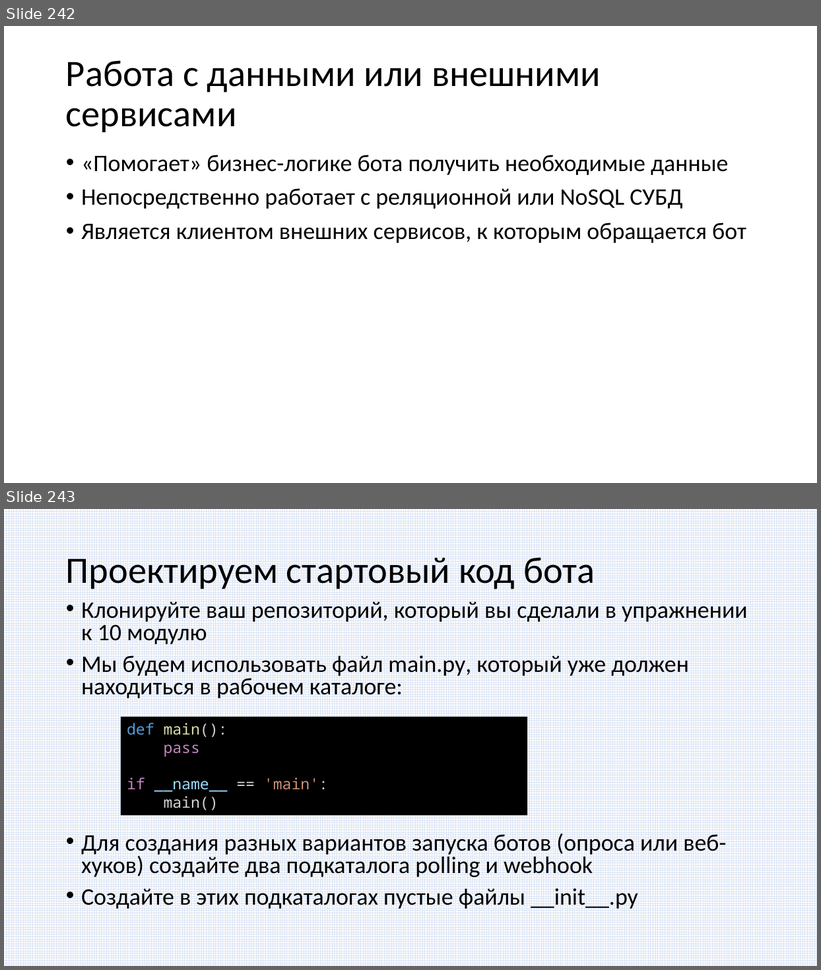
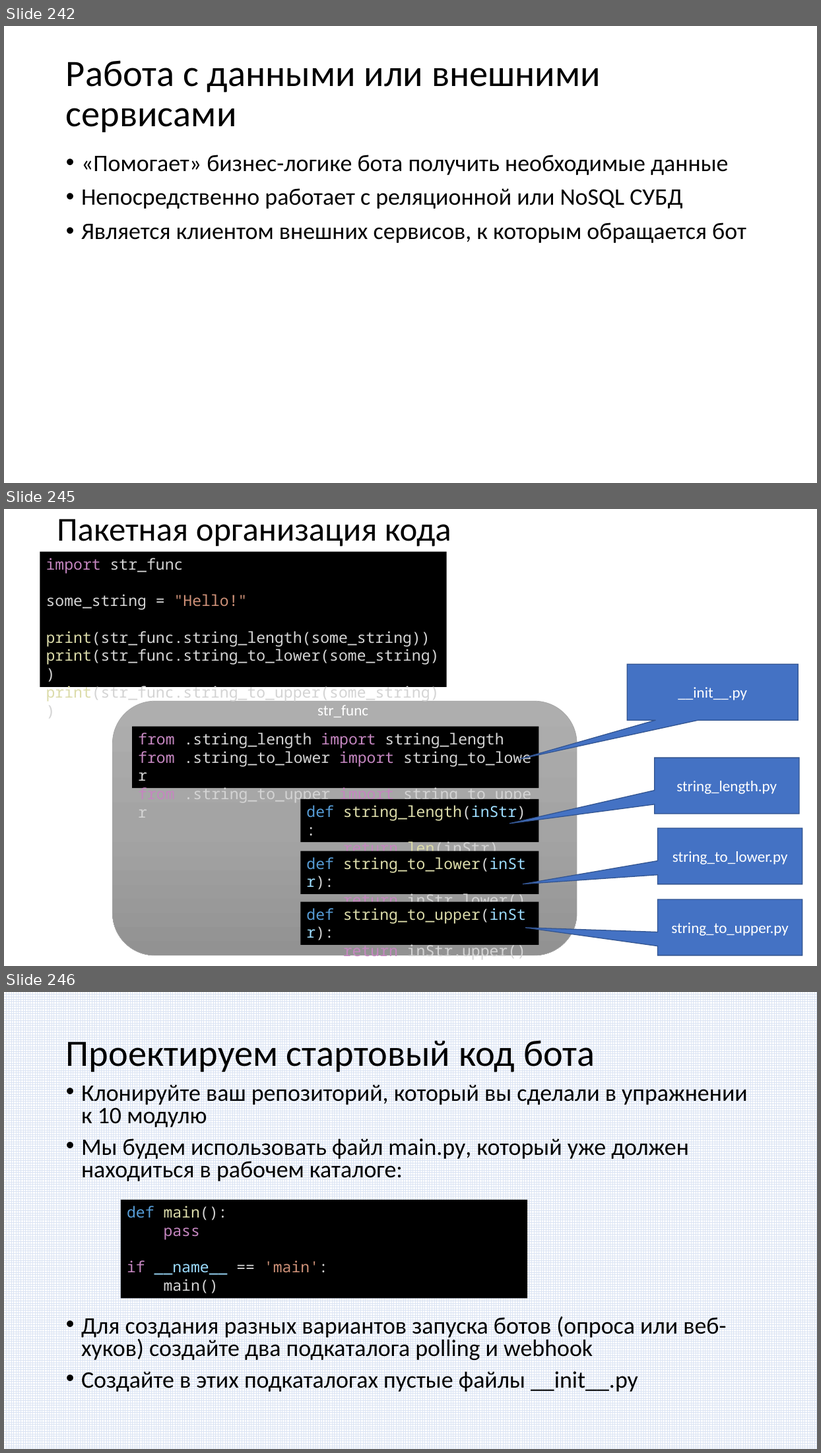
Before and after one commit to paveltsytovich/telegram-course, a slide deck: Presentation/Разработка ботов для телеграмм на Python.pptx. Shown one above the other, each under a label of ours: slides 242 and 243 before the commit, slides 242, 245 and 246 after it; the slides between them are not shown. The pictures are 821x970 and 821x1453 pixels, drawn with LibreOffice and Linux fonts; fonts in the diff are those of the drawing. Boxes give left, top, right and bottom in pixels: in the first picture for what was removed or moved away, otherwise in the second. Text is boxed around its words. In the diff, an @@ line names an element or a change of style, - is before the commit and + after.

Commit message:
пакетная организация кода

```diff
--- a/Presentation/Разработка ботов для телеграмм на Python.pptx
+++ b/Presentation/Разработка ботов для телеграмм на Python.pptx
@@ slide 245 added at [4, 509, 817, 966], background #FFFFFF @@
@@ title added at [57, 519, 451, 547], 39.6 pt, text #000000 @@
+Пакетная организация кода
@@ rectangle added at [40, 552, 447, 687], fill #000000, 18 pt, text #D4D4D4 @@
+import str_func
+some_string = "Hello!"
+print(str_func.string_length(some_string))
+print(str_func.string_to_lower(some_string))
+print(str_func.string_to_upper(some_string))
@@ speech box added at [628, 665, 798, 721], fill #4472C4, outline #325491 1 pt, 18 pt, text #FFFFFF @@
+__init__.py
@@ rounded rectangle added at [113, 701, 578, 956], fill gradient #AFAFAF to #A5A5A5 to #939393, outline #A5A5A5 0.5 pt, 18 pt, text #FFFFFF @@
+str_func
@@ rectangle added at [132, 727, 539, 788], fill #000000, 18 pt, text #D4D4D4 @@
+from .string_length import string_length
+from .string_to_lower import string_to_lower
+from .string_to_upper import string_to_upper
@@ speech box added at [655, 758, 799, 814], fill #4472C4, outline #325491 1 pt, 18 pt, text #FFFFFF @@
+string_length.py
@@ rectangle added at [300, 799, 539, 843], fill #000000, 18 pt, text #DCDCAA @@
+def string_length(inStr):
+return len(inStr)
@@ speech box added at [658, 828, 803, 885], fill #4472C4, outline #325491 1 pt, 18 pt, text #FFFFFF @@
+string_to_lower.py
@@ rectangle added at [300, 851, 539, 894], fill #000000, 18 pt, text #D4D4D4 @@
+def string_to_lower(inStr):
+return inStr.lower()
@@ rectangle added at [300, 902, 539, 946], fill #000000, 18 pt, text #D4D4D4 @@
+def string_to_upper(inStr):
+return inStr.upper()
@@ speech box added at [658, 900, 803, 956], fill #4472C4, outline #325491 1 pt, 18 pt, text #FFFFFF @@
+string_to_upper.py
@@ what was slide 243 is now slide 246 @@
```
Also in this commit, not shown: 2 other slides added, 5 other files.
